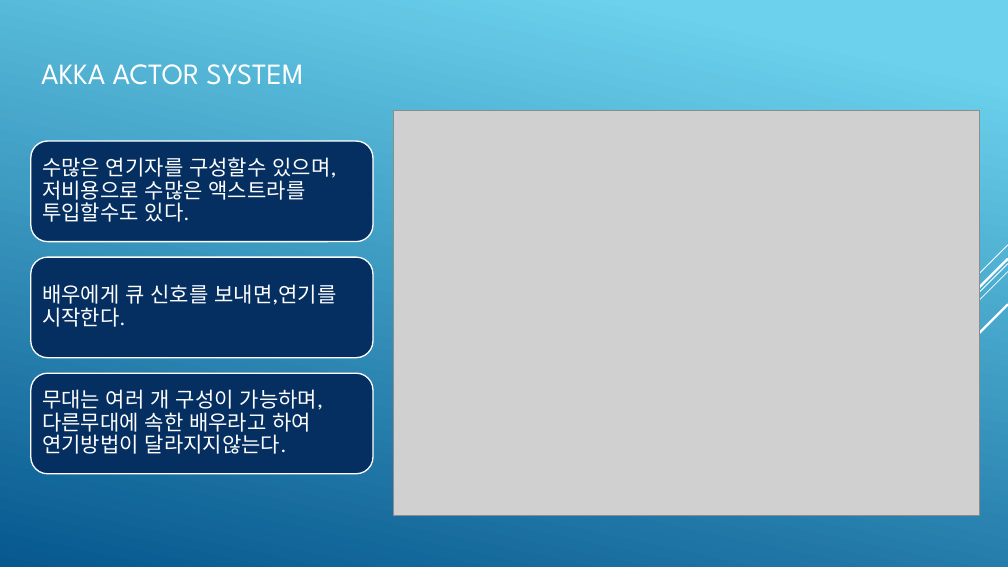
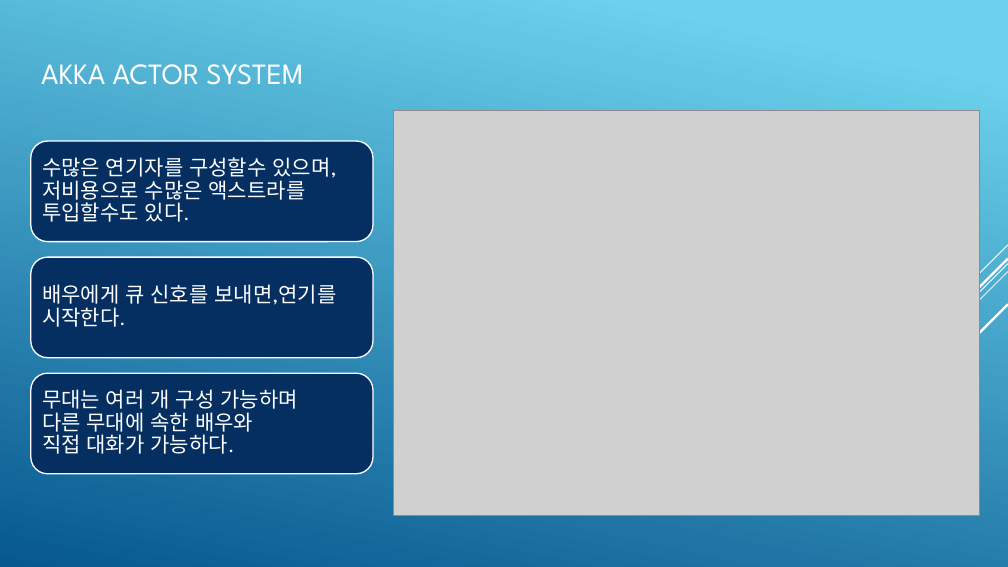
Before and after one commit to psmon/AkkaForNetCore, a slide deck: slide 8 of Doc/AKKA Introduce.pptx. Drawn at 1008x567 pixels with LibreOffice and Linux fonts; fonts in the diff are those of the drawing; grey boxes stand for pictures. Boxes give left, top, right and bottom in pixels: in the first picture for what was removed or moved away, otherwise in the second. Text is boxed around its words. In the diff, an @@ line names an element or a change of style, - is before the commit and + after.

```diff
--- a/Doc/AKKA Introduce.pptx
+++ b/Doc/AKKA Introduce.pptx
@@ text at <box>42,389,297,454</box>: text changed @@
-무대는 여러 개 구성이 가능하며,다른무대에 속한 배우라고 하여 연기방법이 달라지지않는다.
+무대는 여러 개 구성 가능하며
+다른 무대에 속한 배우와
+직접 대화가 가능하다.
```
Also in this commit, not shown: 1 other file.
